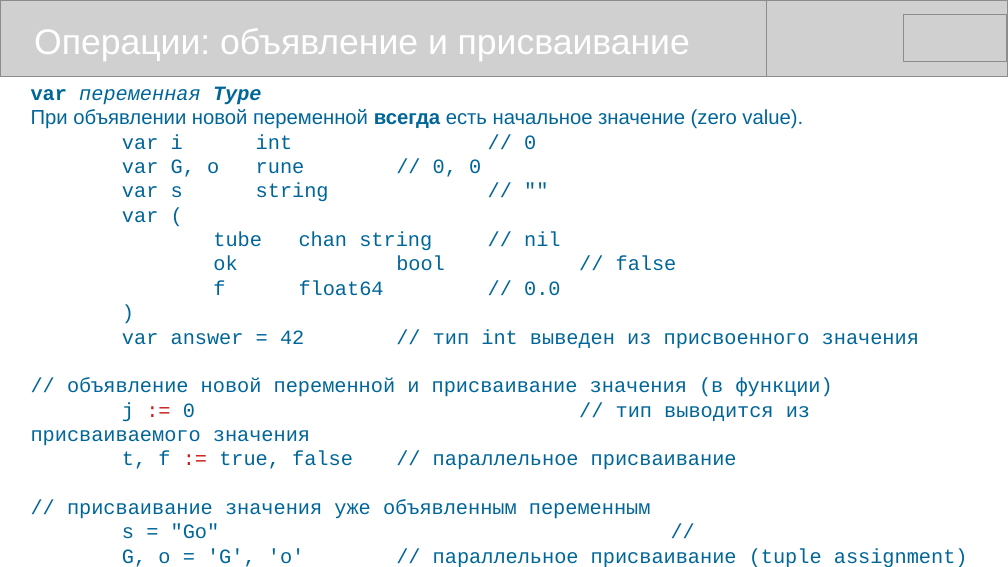
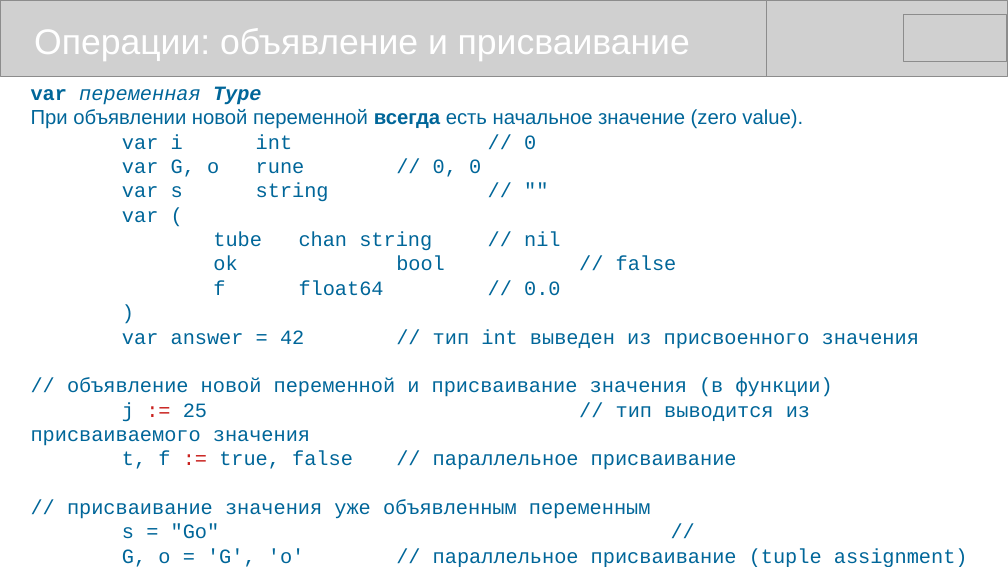
Before and after one commit to mike-shock/Go_language, a slide deck: slide 20 of Go_Review.odp. Drawn at 1008x567 pixels with LibreOffice and Linux fonts; fonts in the diff are those of the drawing; grey boxes stand for pictures. Boxes give left, top, right and bottom in pixels: in the first picture for what was removed or moved away, otherwise in the second. Text is boxed around its words. In the diff, an @@ line names an element or a change of style, - is before the commit and + after.

```diff
--- a/Go_Review.odp
+++ b/Go_Review.odp
@@ text at [31,402,810,446]: text changed @@
-j := 0 // тип выводится из присваиваемого значения
+j := 25 // тип выводится из присваиваемого значения
```
Also in this commit, not shown: 4 other slides changed.
